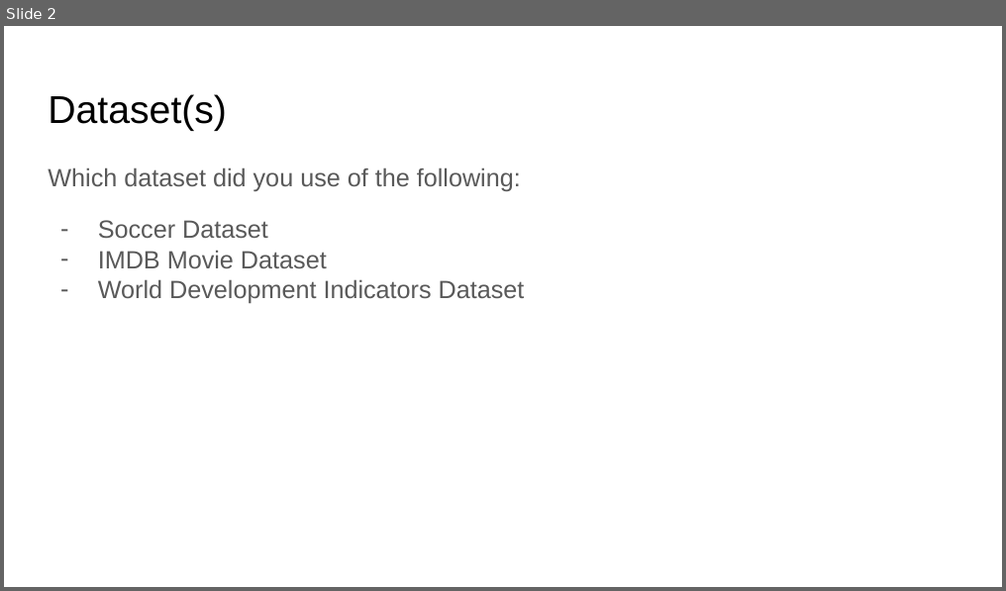
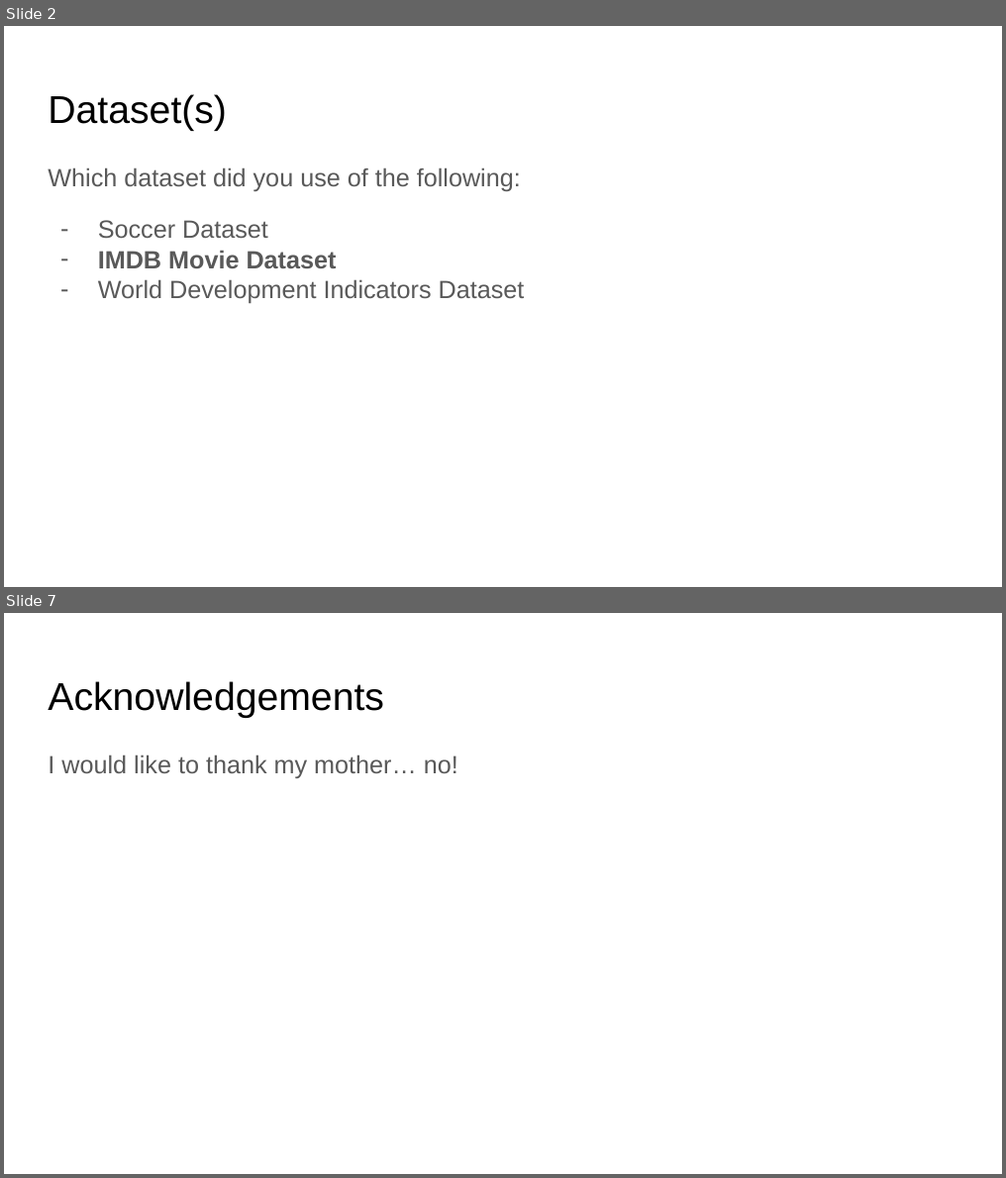
Before and after one commit to sgrosu/sandiego, a slide deck: DSE 200X_ Mini Project Presentation Template.odp. Shown one above the other, each under a label of ours: slide 2 before the commit, slides 2 and 7 after it; the slides between them are not shown. The pictures are 1006x591 and 1006x1178 pixels, drawn with LibreOffice and Linux fonts; fonts in the diff are those of the drawing. Boxes give left, top, right and bottom in pixels: in the first picture for what was removed or moved away, otherwise in the second. Text is boxed around its words. In the diff, an @@ line names an element or a change of style, - is before the commit and + after.

```diff
--- a/DSE 200X_ Mini Project Presentation Template.odp
+++ b/DSE 200X_ Mini Project Presentation Template.odp
@@ slide 7 added at [4, 613, 1002, 1174], background #FFFFFF @@
@@ title added at [48, 681, 384, 718], 28 pt, text #000000 @@
+Acknowledgements
@@ text added at [48, 755, 458, 778], 18 pt, text #595959 @@
+I would like to thank my mother… no!
@@ slide 2 changed as well @@
@@ text at [98, 250, 337, 269]: bold on in "IMDB Movie Dataset" @@
```
Also in this commit, not shown: 3 other slides changed, 2 other slides added, 3 slides removed, 4 other files.
